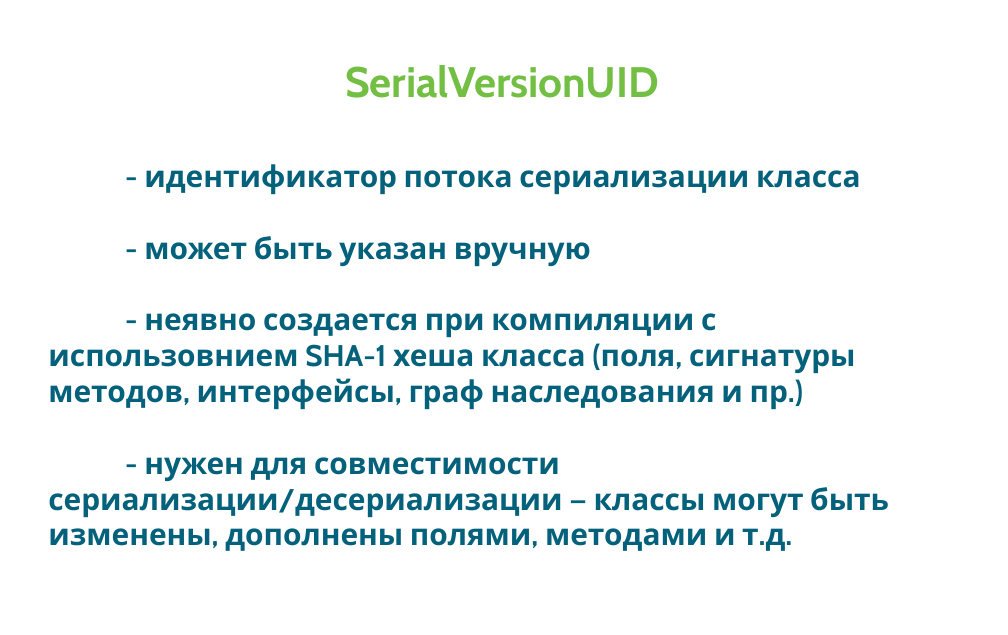
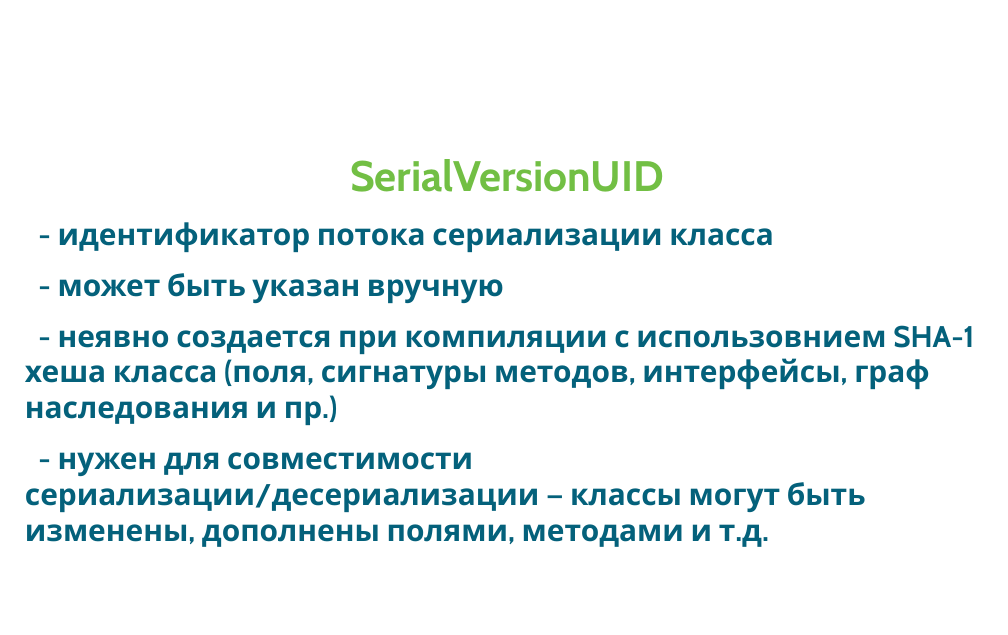
Before and after one commit to pixie1977/JavaSchoolSerialization, a slide deck: slide 19 of JavaSchoolSerialization.odp. Drawn at 1008x635 pixels with LibreOffice and Linux fonts; fonts in the diff are those of the drawing; background and template pictures are left out. Boxes give left, top, right and bottom in pixels: in the first picture for what was removed or moved away, otherwise in the second. Text is boxed around its words. In the diff, an @@ line names an element or a change of style, - is before the commit and + after.

```diff
--- a/JavaSchoolSerialization.odp
+++ b/JavaSchoolSerialization.odp
@@ subtitle "SerialVersionUID" moved from (x1=48, y1=65, x2=889, y2=551) to (x1=25, y1=159, x2=974, y2=547) @@
@@ subtitle "SerialVersionUID" at (x1=25, y1=159, x2=974, y2=547): more space between paragraphs @@
```
Also in this commit, not shown: 52 other slides changed, 1 other file.
